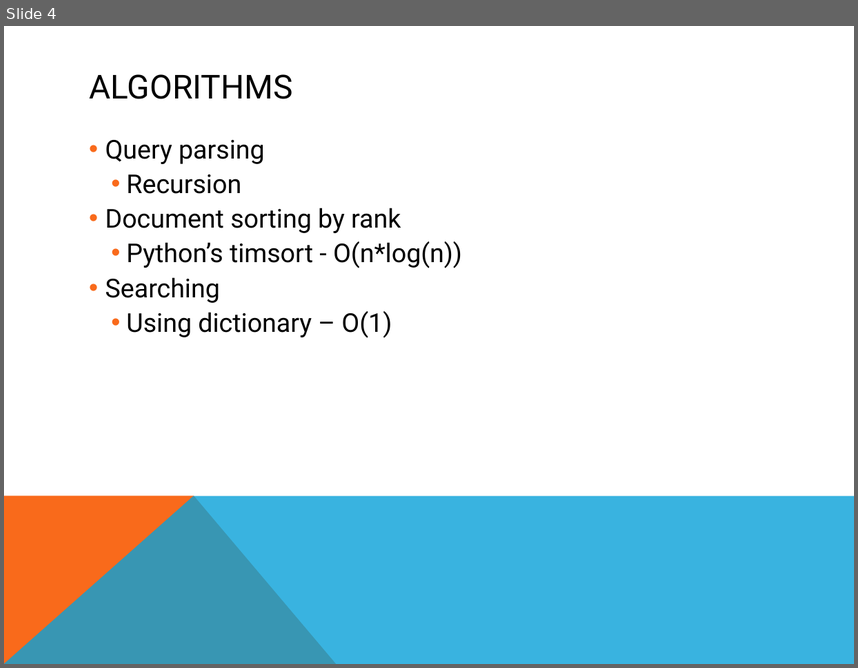
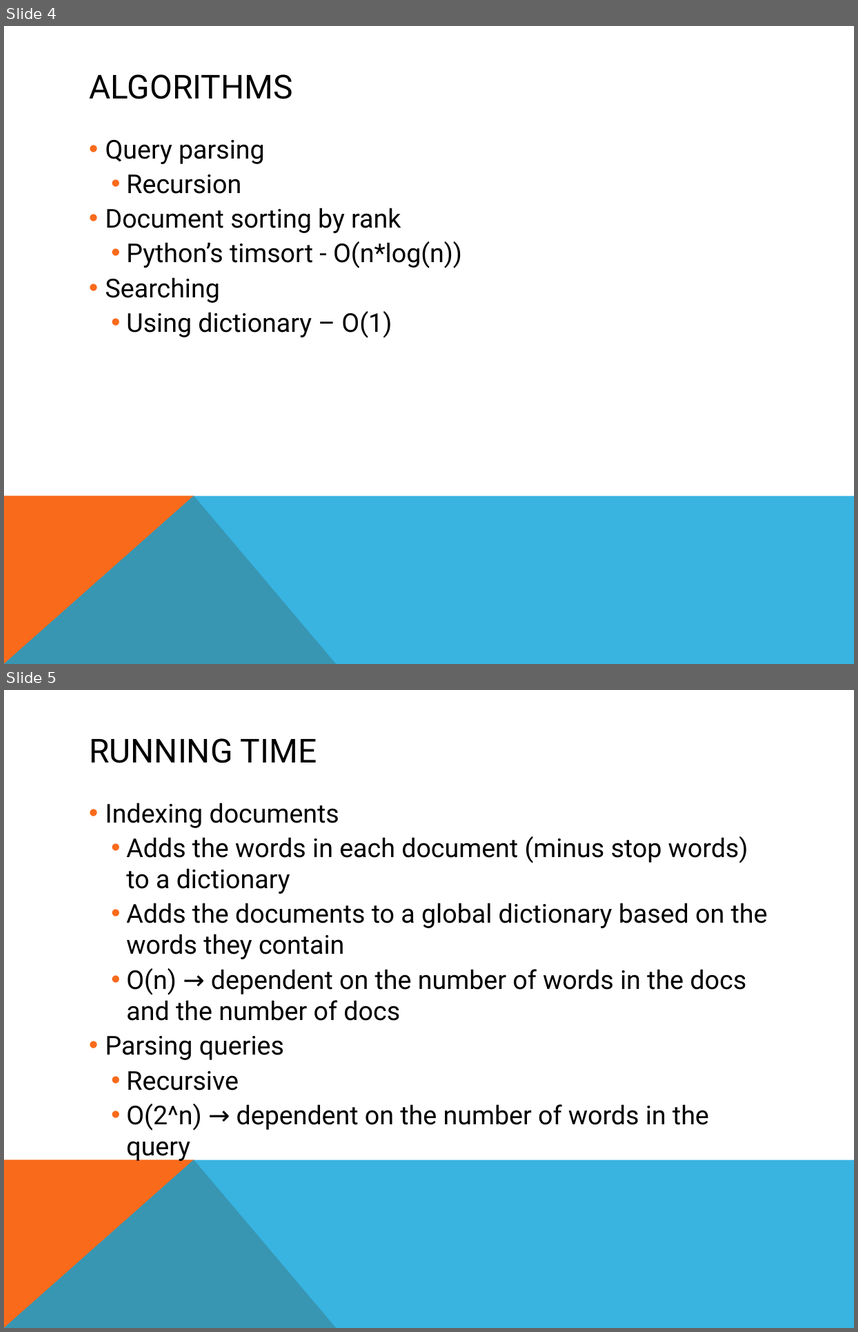
Before and after one commit to bogoli/finalProject, a slide deck: presentation/LiaBogoev_JohnCall.pptx. Shown one above the other, each under a label of ours: slide 4 before the commit, slides 4 and 5 after it. The pictures are 858x668 and 858x1332 pixels, drawn with LibreOffice and Linux fonts; fonts in the diff are those of the drawing. Boxes give left, top, right and bottom in pixels: in the first picture for what was removed or moved away, otherwise in the second. Text is boxed around its words. In the diff, an @@ line names an element or a change of style, - is before the commit and + after.

Commit message:
Adds slide for running time.

```diff
--- a/presentation/LiaBogoev_JohnCall.pptx
+++ b/presentation/LiaBogoev_JohnCall.pptx
@@ slide 5 added at bbox=[4, 690, 854, 1328], background #FFFFFF; not listed: 2 template elements that a slide beside it also shows @@
@@ title added at bbox=[89, 738, 317, 763], 28 pt, text #000000 @@
+RUNNING TIME
@@ text added at bbox=[105, 802, 768, 1130], 22 pt, text #000000 @@
+  • Indexing documents
+    • Adds the words in each document (minus stop words) to a dictionary
+    • Adds the documents to a global dictionary based on the words they contain
+    • O(n) → dependent on the number of words in the docs and the number of docs
+  • Parsing queries
+    • Recursive
+    • O(2^n) → dependent on the number of words in the query
```
Also in this commit, not shown: 1 slide removed.
